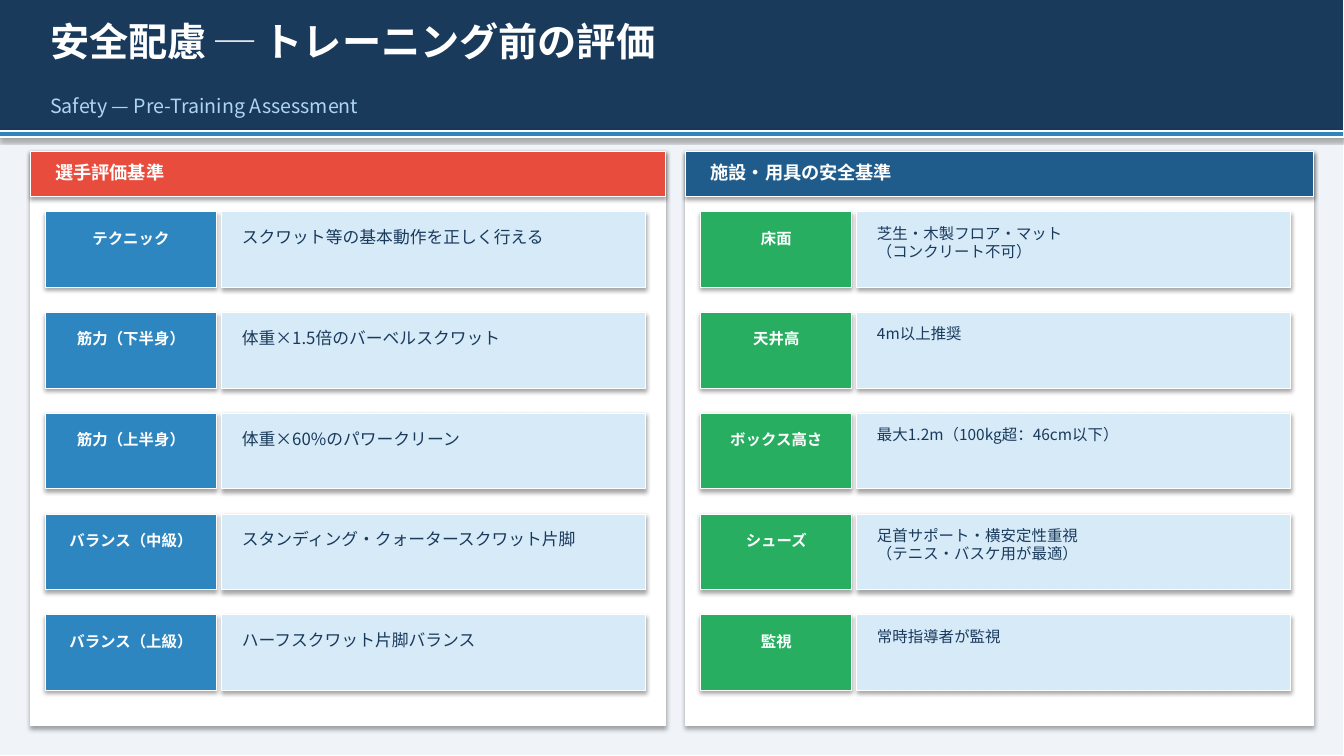
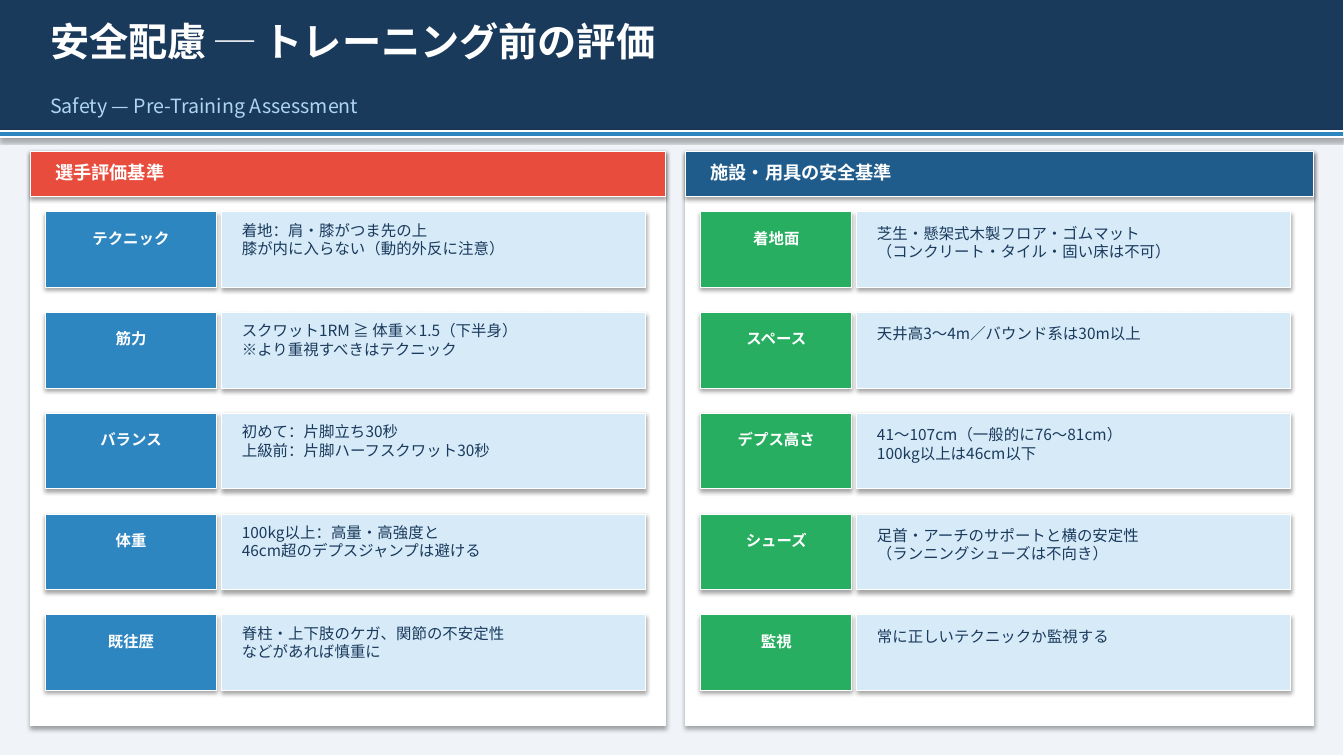
Before and after one commit to nagata2004-hub/sports-trainer-site, a slide deck: slide 16 of plyometrics/⑤プライオメトリクス講義スライド.pptx. Drawn at 1344x756 pixels with LibreOffice and Linux fonts; fonts in the diff are those of the drawing. Boxes give left, top, right and bottom in pixels: in the first picture for what was removed or moved away, otherwise in the second. Text is boxed around its words. In the diff, an @@ line names an element or a change of style, - is before the commit and + after.

```diff
--- a/plyometrics/⑤プライオメトリクス講義スライド.pptx
+++ b/plyometrics/⑤プライオメトリクス講義スライド.pptx
@@ text at (242,223,505,256): text changed; size 12 to 11 pt @@
-スクワット等の基本動作を正しく行える
+着地：肩・膝がつま先の上
+膝が内に入らない（動的外反に注意）
@@ text at (753,231,799,246): text changed @@
-床面
+着地面
@@ text at (877,226,1171,259): text changed @@
-芝生・木製フロア・マット
-（コンクリート不可）
+芝生・懸架式木製フロア・ゴムマット
+（コンクリート・タイル・固い床は不可）
@@ text at (242,323,517,356): text changed; size 12 to 11 pt @@
-体重×1.5倍のバーベルスクワット
+スクワット1RM ≧ 体重×1.5（下半身）
+※より重視すべきはテクニック
@@ text at (877,326,1141,340): text changed @@
-4m以上推奨
+天井高3〜4m／バウンド系は30m以上
@@ text at (116,331,147,346): text changed @@
-筋力（下半身）
+筋力
@@ text at (746,332,806,345): text changed @@
-天井高
+スペース
@@ text at (100,432,161,446): text changed @@
-筋力（上半身）
+バランス
@@ text at (242,424,490,458): text changed; size 12 to 11 pt @@
-体重×60%のパワークリーン
+初めて：片脚立ち30秒
+上級前：片脚ハーフスクワット30秒
@@ text at (738,432,815,447): text changed @@
-ボックス高さ
+デプス高さ
@@ text at (877,427,1122,463): text changed @@
-最大1.2m（100kg超：46cm以下）
+41〜107cm（一般的に76〜81cm）
+100kg以上は46cm以下
@@ text at (116,533,147,547): text changed @@
-バランス（中級）
+体重
@@ text at (242,525,481,557): text changed; size 12 to 11 pt @@
-スタンディング・クォータースクワット片脚
+100kg以上：高量・高強度と
+46cm超のデプスジャンプは避ける
@@ text at (877,528,1139,561): text changed @@
-足首サポート・横安定性重視
-（テニス・バスケ用が最適）
+足首・アーチのサポートと横の安定性
+（ランニングシューズは不向き）
@@ text at (242,626,504,659): text changed; size 12 to 11 pt @@
-ハーフスクワット片脚バランス
+脊柱・上下肢のケガ、関節の不安定性
+などがあれば慎重に
@@ text at (877,629,1109,644): text changed @@
-常時指導者が監視
+常に正しいテクニックか監視する
@@ text at (108,634,154,649): text changed @@
-バランス（上級）
+既往歴
```
Also in this commit, not shown: 19 other slides changed, 4 other files.
